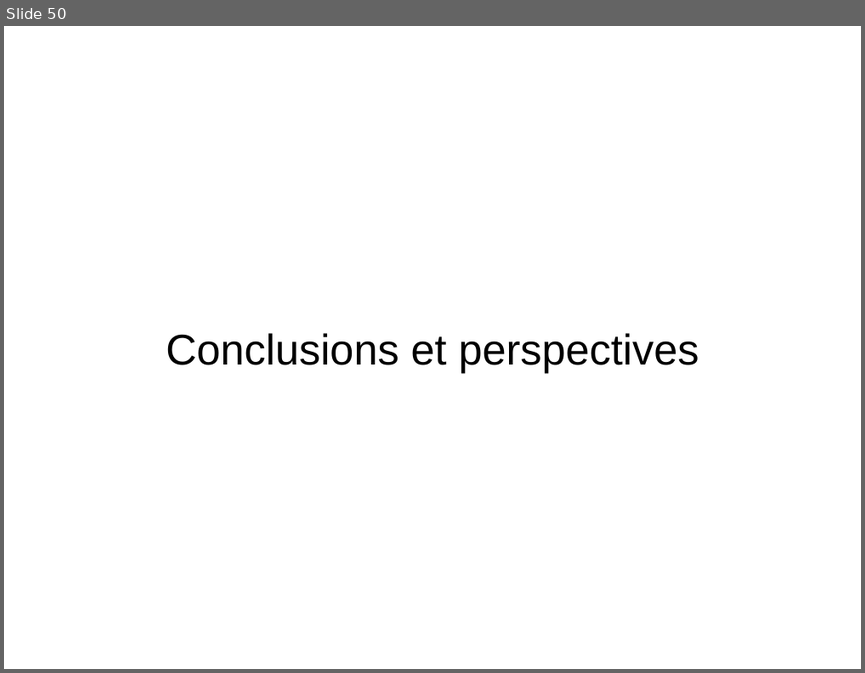
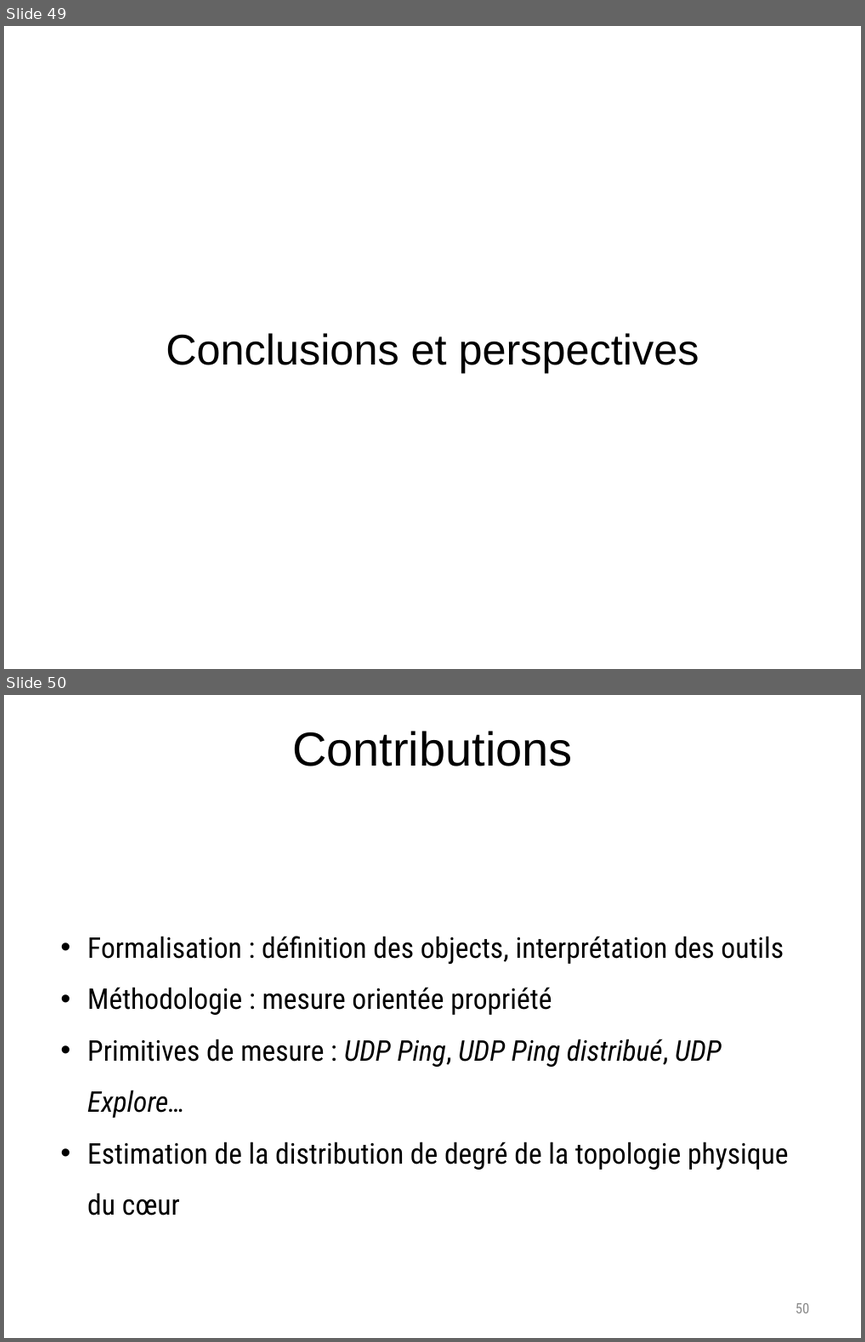
Before and after one commit to elierotenberg/my-thesis, a slide deck: slides.pptx. Shown one above the other, each under a label of ours: slide 50 before the commit, slides 49 and 50 after it. The pictures are 865x673 and 865x1342 pixels, drawn with LibreOffice and Linux fonts; fonts in the diff are those of the drawing. Boxes give left, top, right and bottom in pixels: in the first picture for what was removed or moved away, otherwise in the second. Text is boxed around its words. In the diff, an @@ line names an element or a change of style, - is before the commit and + after.

```diff
--- a/slides.pptx
+++ b/slides.pptx
@@ slide 50 added at [4,695,861,1338], background #FFFFFF @@
@@ title added at [292,731,573,766], 40 pt, text #000000 @@
+Contributions
@@ text added at [87,936,789,1215], 24 pt, text #000000 @@
+• Formalisation : définition des objects, interprétation des outils
+• Méthodologie : mesure orientée propriété
+• Primitives de mesure : UDP Ping, UDP Ping distribué, UDP Explore…
+• Estimation de la distribution de degré de la topologie physique du cœur
@@ page number added at [795,1303,810,1313], 12 pt, text #8C8C8C @@
+50
@@ what was slide 50 is now slide 49 @@
```
Also in this commit, not shown: 4 slides changed, 5 other slides added, 1 other file.
